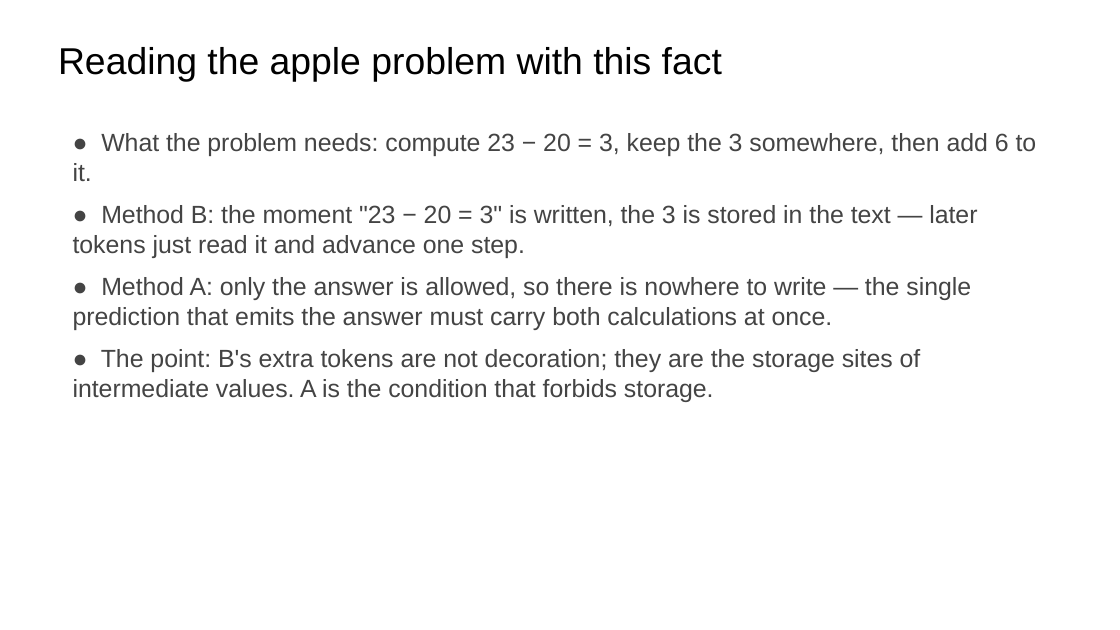
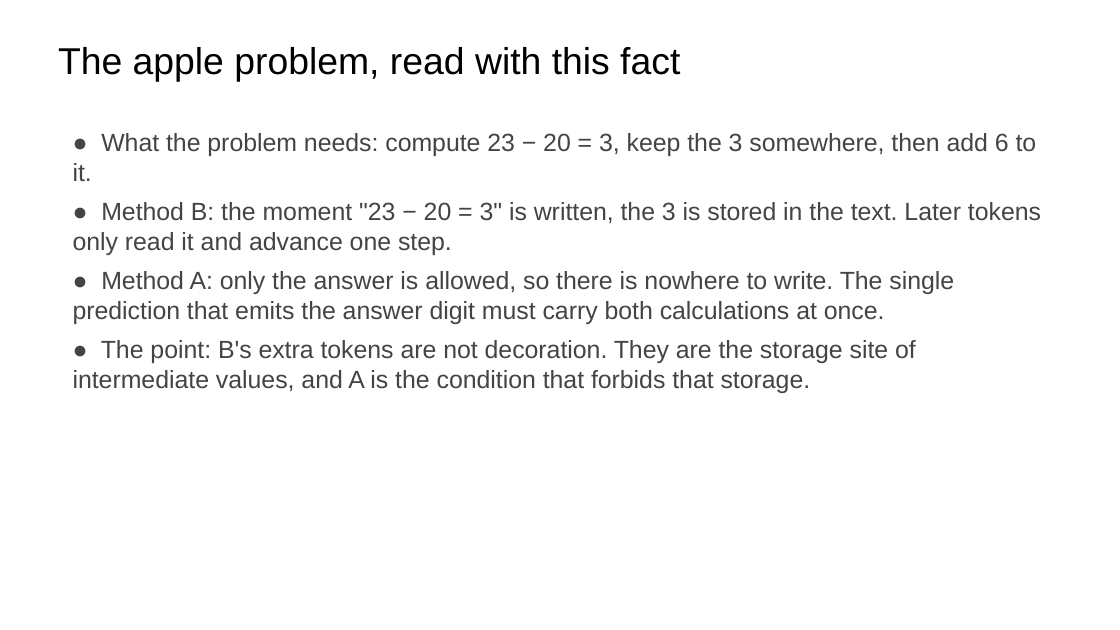
Before and after one commit to ralbu85/stml_2026, a slide deck: slide 9 of lectures/week02/slides-draft-w2.pptx. Drawn at 1120x630 pixels with LibreOffice and Linux fonts; fonts in the diff are those of the drawing. Boxes give left, top, right and bottom in pixels: in the first picture for what was removed or moved away, otherwise in the second. Text is boxed around its words. In the diff, an @@ line names an element or a change of style, - is before the commit and + after.

```diff
--- a/lectures/week02/slides-draft-w2.pptx
+++ b/lectures/week02/slides-draft-w2.pptx
@@ text at box(58, 47, 680, 81): text changed @@
-Reading the apple problem with this fact
+The apple problem, read with this fact
@@ text at box(73, 202, 1041, 393): text changed @@
-● Method B: the moment "23 − 20 = 3" is written, the 3 is stored in the text — later tokens just read it and advance one step.
-● Method A: only the answer is allowed, so there is nowhere to write — the single prediction that emits the answer must carry both calculations at once.
-● The point: B's extra tokens are not decoration; they are the storage sites of intermediate values. A is the condition that forbids storage.
+● Method B: the moment "23 − 20 = 3" is written, the 3 is stored in the text. Later tokens only read it and advance one step.
+● Method A: only the answer is allowed, so there is nowhere to write. The single prediction that emits the answer digit must carry both calculations at once.
+● The point: B's extra tokens are not decoration. They are the storage site of intermediate values, and A is the condition that forbids that storage.
```
Also in this commit, not shown: 22 other slides changed, 1 slide added, 1 slide removed, 2 other files.
